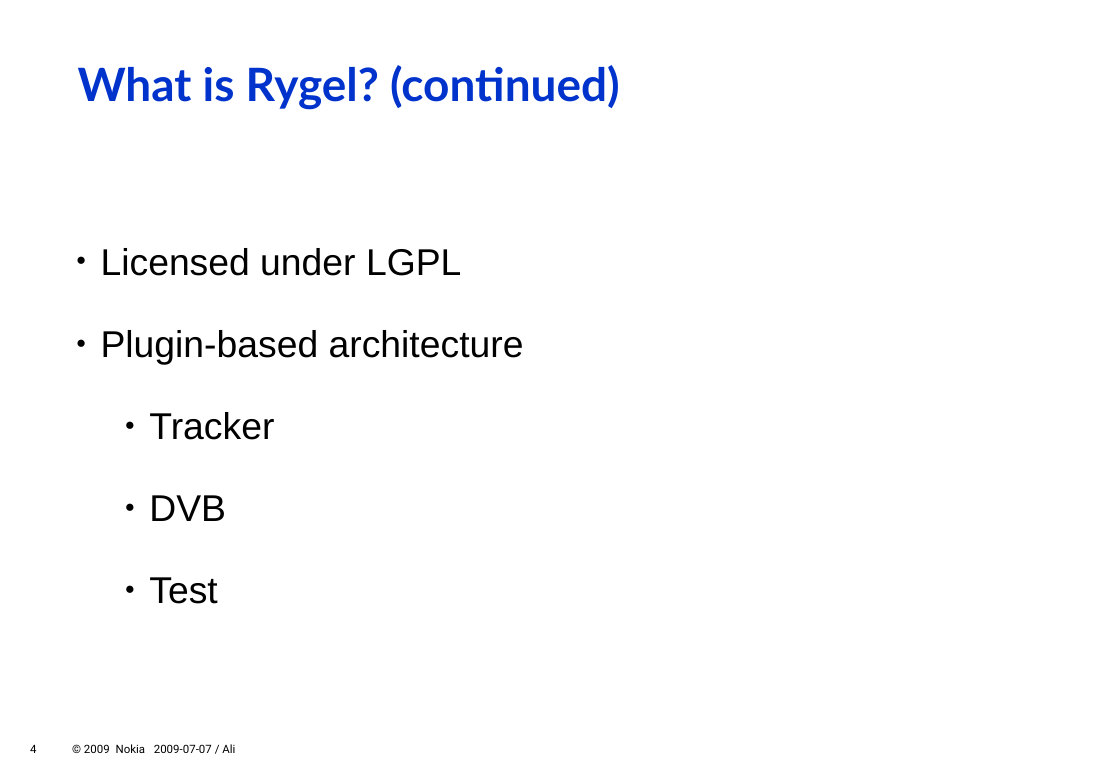
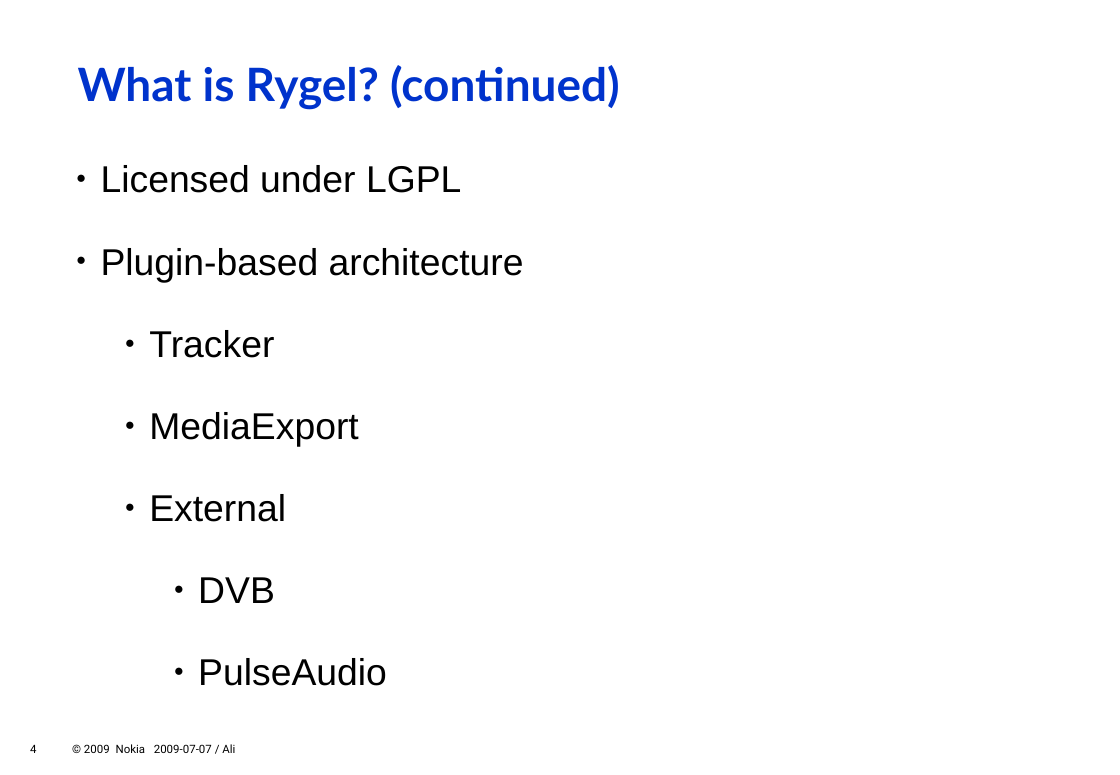
Before and after one commit to zeenix/rygel-presentation-2009, a slide deck: slide 4 of slides.odp. Drawn at 1120x775 pixels with LibreOffice and Linux fonts; fonts in the diff are those of the drawing; background and template pictures are left out. Boxes give left, top, right and bottom in pixels: in the first picture for what was removed or moved away, otherwise in the second. Text is boxed around its words. In the diff, an @@ line names an element or a change of style, - is before the commit and + after.

Commit message:
Update list of plugins

```diff
--- a/slides.odp
+++ b/slides.odp
@@ text "Licensed under LGPL": place and size @@
-text "Licensed under LGPL" at [101,248,524,604]
+text "Licensed under LGPL" at [101,165,524,686]
@@ text at [149,412,358,522]: paragraphs added @@
+      ● MediaExport
+      ● External
@@ text at [198,577,275,603]: list level 4 to 6 in "DVB" @@
@@ text at [198,658,387,686]: text changed @@
-      ● Test
+          ● PulseAudio
```
